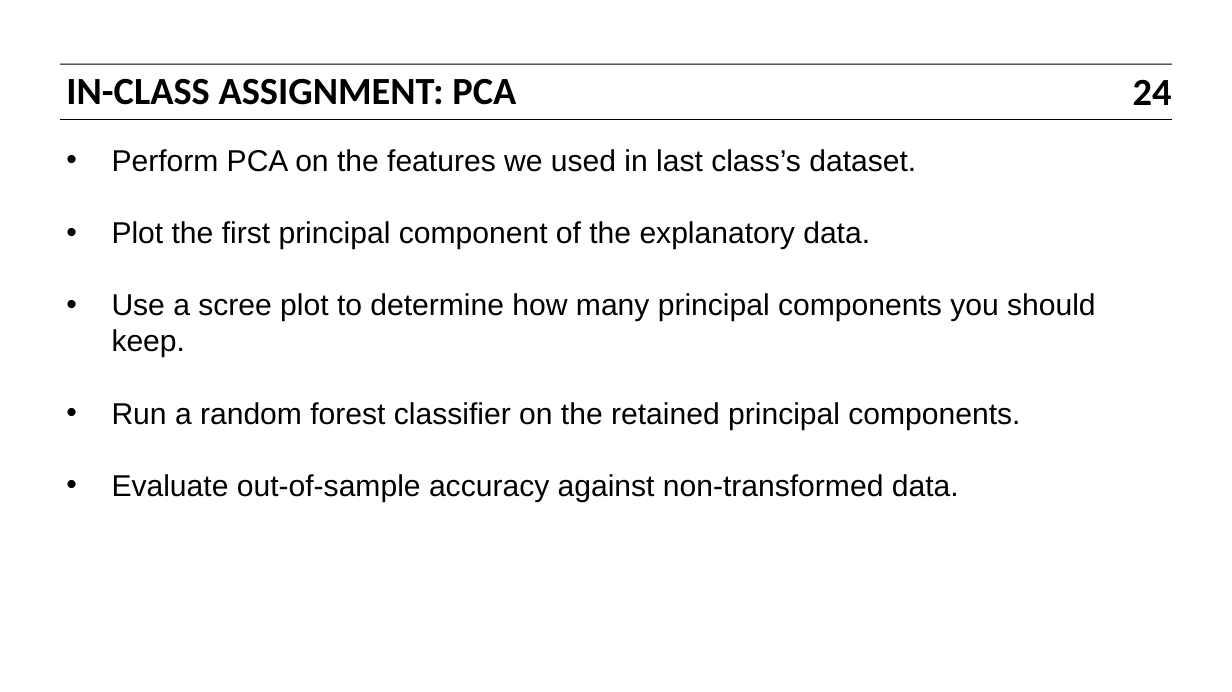
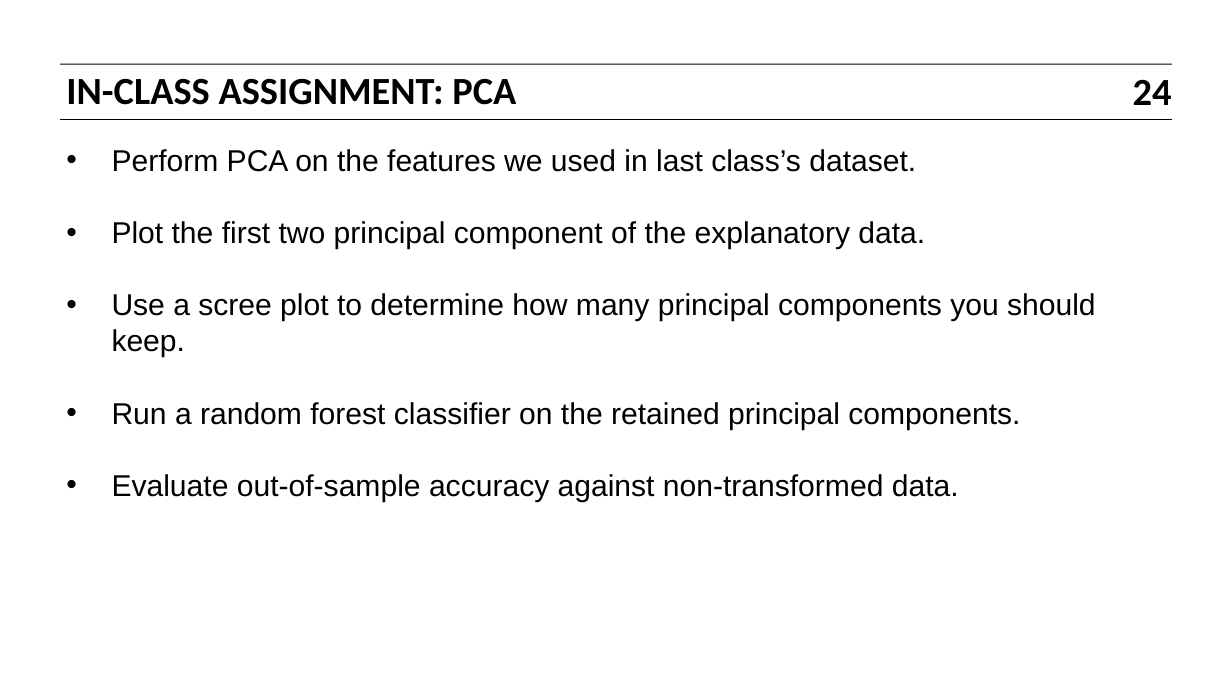
Before and after one commit to bbalin12/DAT5_BOS, a slide deck: slide 24 of slides/11_dimensionality_reduction_and_clustering.pptx. Drawn at 1232x692 pixels with LibreOffice and Linux fonts; fonts in the diff are those of the drawing. Boxes give left, top, right and bottom in pixels: in the first picture for what was removed or moved away, otherwise in the second. Text is boxed around its words. In the diff, an @@ line names an element or a change of style, - is before the commit and + after.

```diff
--- a/slides/11_dimensionality_reduction_and_clustering.pptx
+++ b/slides/11_dimensionality_reduction_and_clustering.pptx
@@ text at (112,221,925,249): text changed @@
-• Plot the first principal component of the explanatory data.
+• Plot the first two principal component of the explanatory data.
```
Also in this commit, not shown: 11 other slides changed, 5 other files.
